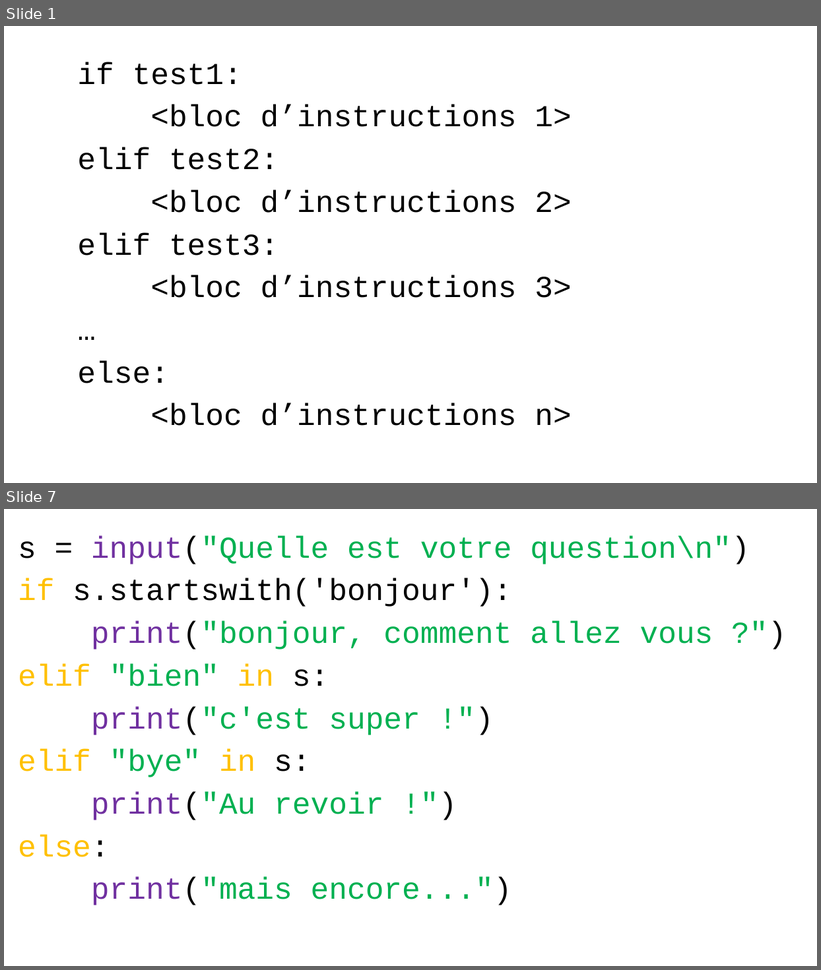
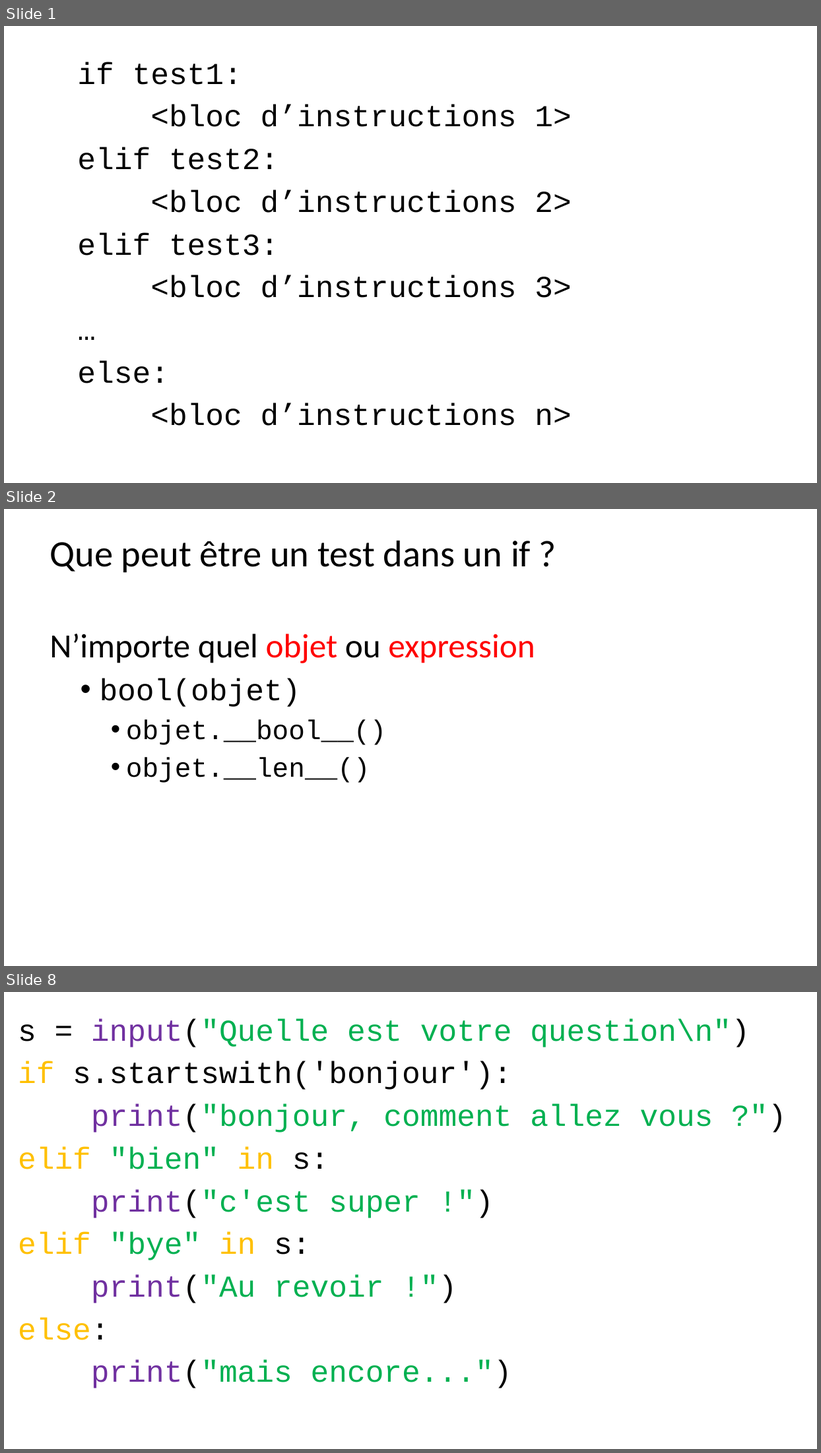
Before and after one commit to parmentelat/flotpython-archive, a slide deck: w4/w4-s2-av-slide1.pptx. Shown one above the other, each under a label of ours: slides 1 and 7 before the commit, slides 1, 2 and 8 after it; the slides between them are not shown. The pictures are 821x970 and 821x1453 pixels, drawn with LibreOffice and Linux fonts; fonts in the diff are those of the drawing. Boxes give left, top, right and bottom in pixels: in the first picture for what was removed or moved away, otherwise in the second. Text is boxed around its words. In the diff, an @@ line names an element or a change of style, - is before the commit and + after.

```diff
--- a/w4/w4-s2-av-slide1.pptx
+++ b/w4/w4-s2-av-slide1.pptx
@@ slide 2 added at (4, 509, 817, 966), background #FFFFFF @@
@@ text added at (50, 540, 535, 783), 32 pt, text #000000 @@
+Que peut être un test dans un if ?
+N’importe quel objet ou expression
+  • bool(objet)
+    • objet.__bool__()
+    • objet.__len__()
@@ what was slide 7 is now slide 8 @@
```
Also in this commit, not shown: 5 slides changed, 1 other slide added, 10 other files.
